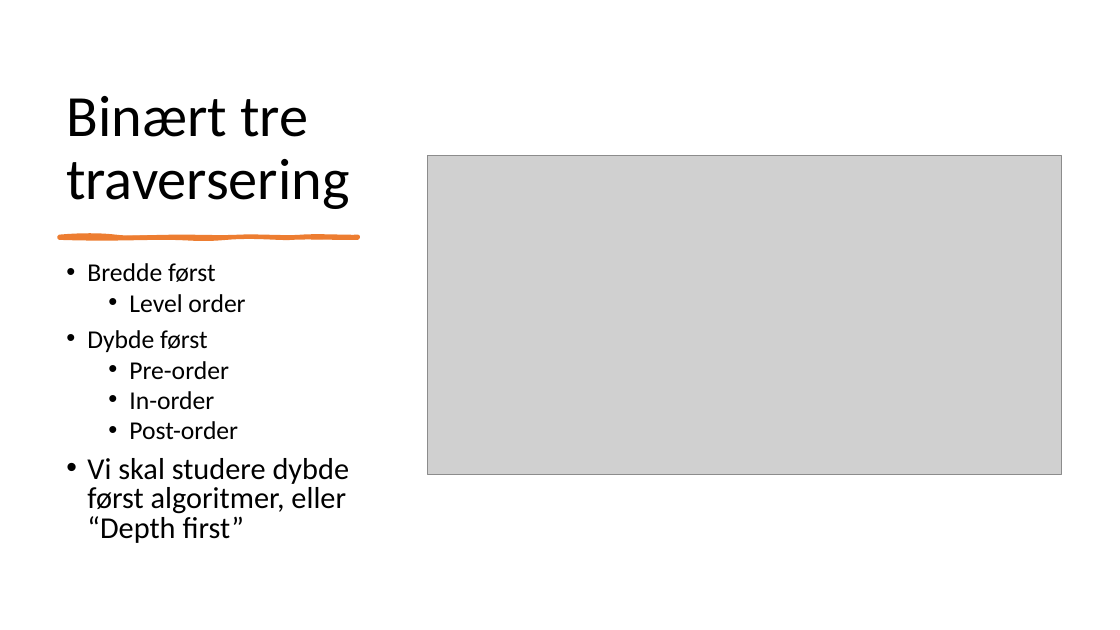
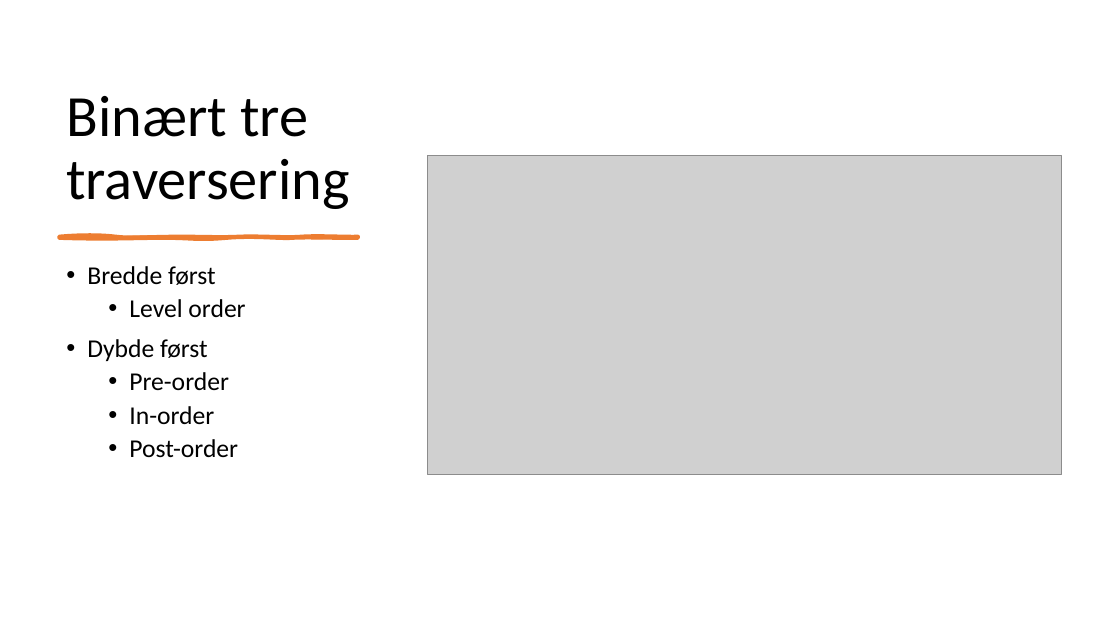
Before and after one commit to helgeingvart/DTE-2511, a slide deck: slide 2 of resources/classroom/Traversering av binære trær.pptx. Drawn at 1120x630 pixels with LibreOffice and Linux fonts; fonts in the diff are those of the drawing; grey boxes stand for pictures. Boxes give left, top, right and bottom in pixels: in the first picture for what was removed or moved away, otherwise in the second. Text is boxed around its words. In the diff, an @@ line names an element or a change of style, - is before the commit and + after.

```diff
--- a/resources/classroom/Traversering av binære trær.pptx
+++ b/resources/classroom/Traversering av binære trær.pptx
@@ text "Bredde først" at (87, 266, 245, 458): line spacing 0.8 to 0.9 @@
@@ text at (87, 458, 350, 543): paragraph removed @@
-• Vi skal studere dybde først algoritmer, eller “Depth first”
```
Also in this commit, not shown: 1 other slide changed, 1 slide added, 4 other files.
